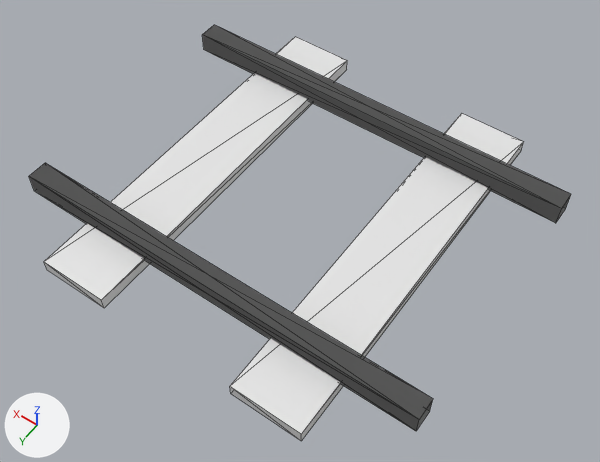
The glTF model public/assets/train_track.glb as it was, and as the next commit left it.
Before and after are seen from a 50 mm lens placed at (-0.705, 0.978, 1.454), pointed at (-0.041, 0.049, -0.007). Lighting does not change. The marker at lower left points along +X, +Y and +Z. Mesh edges are drawn as thin lines. Vertices at the same position are counted once.

Names of what the first picture shows: 'sm_train_track'.
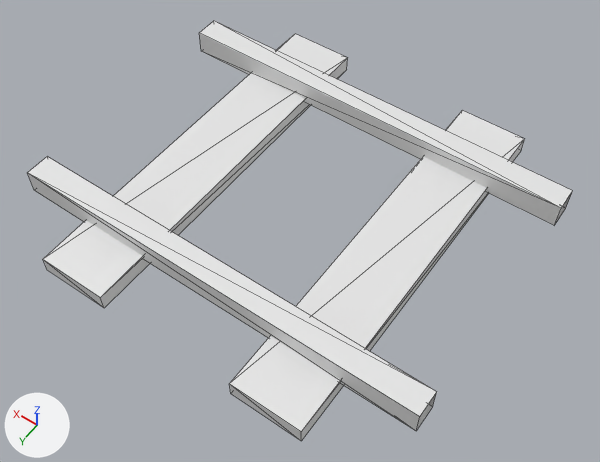
Changed parts and their boxes (x1, y1, x2, y2) in the pictures (600 x 462 px):
'sm_train_track', reshaped
    before: (29, 25, 571, 441)
    after: (27, 21, 573, 441)

Patch to the scene script:
```diff
--- a/public/assets/train_track.glb.py
+++ b/public/assets/train_track.glb.py
@@ me_cube_004 @@
 # used by ob_sm_train_track; location = (0.0, 0.0, 0.05)
-me_cube_004.from_pydata(...)  # 32 vertices, 52 faces; spans x -0.5..0.5, y -0.453..0.453, z -0.05..0.025
+me_cube_004.from_pydata(...)  # 32 vertices, 36 faces; spans x -0.5..0.5, y -0.453..0.453, z -0.05..0.037
+# me_cube_004 part 1
+# 16 faces are deleted
+# 8 vertices in x -0.333..0.333, y -0.453..0.453, z -0.02 move by (0.0, 0.0, 0.01)
+# 4 vertices in x -0.5..0.5, y -0.325..0.325, z -0.025 move by (0.0, 0.0, 0.002)
+# 4 vertices in x -0.5..0.5, y -0.325..0.325, z 0.025 move by (0.0, 0.0, 0.012)
+# 8 vertices move from x -0.5..0.5, y -0.275..0.275, z -0.025..0.025 to x -0.5..0.5, y -0.265..0.265, z -0.023..0.037
```
